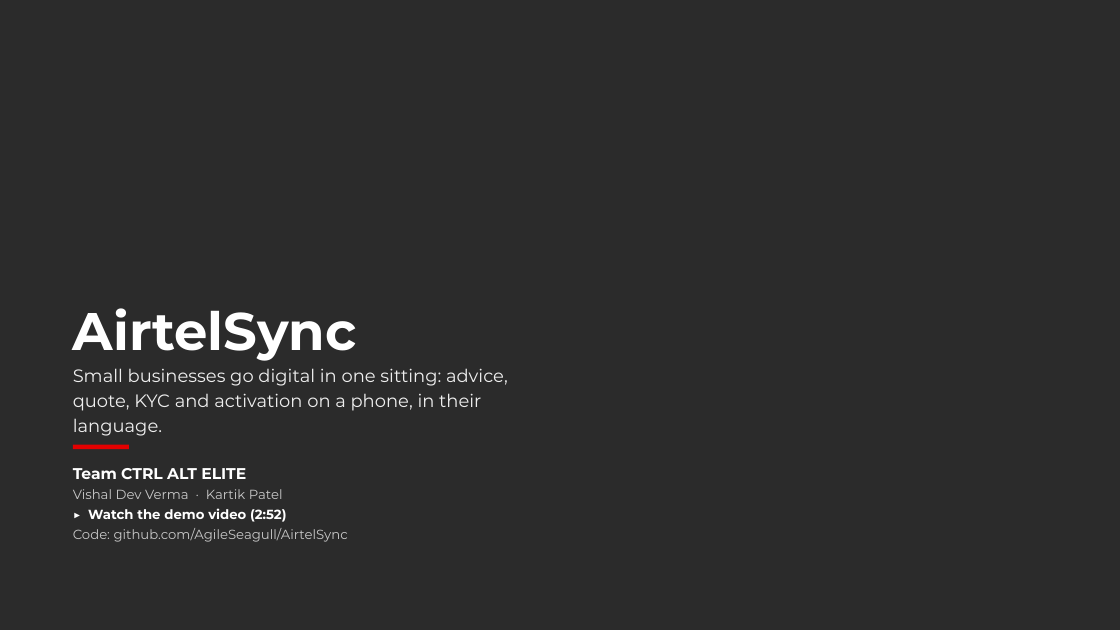
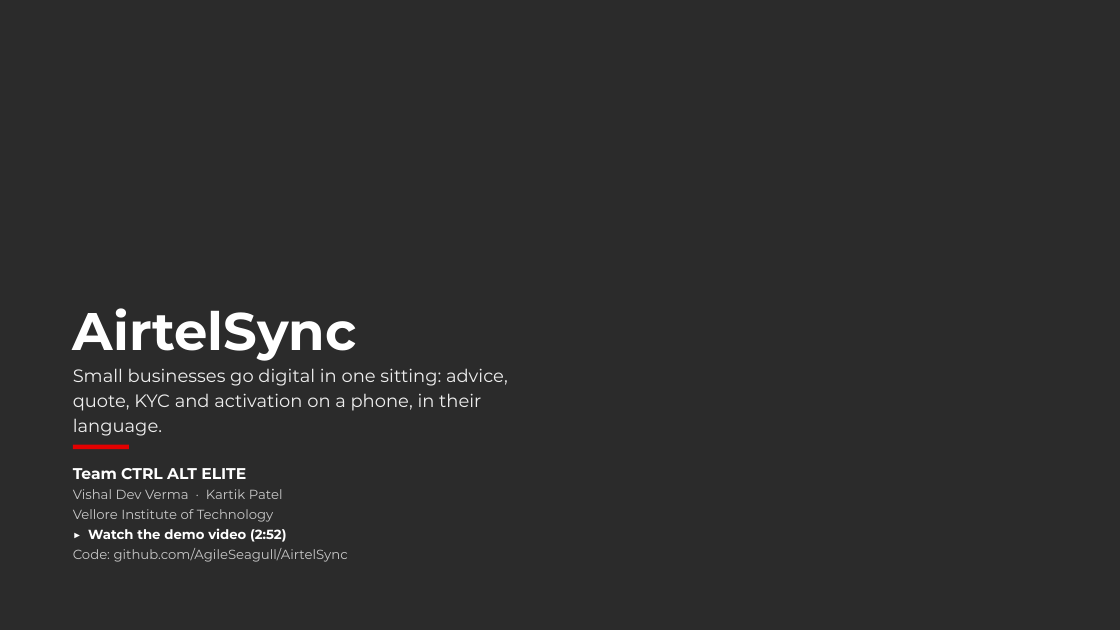
Before and after one commit to AgileSeagull/AirtelSync, a slide deck: slide 1 of docs/deck/AirtelSync_Submission_7_Slides.pptx. Drawn at 1120x630 pixels with LibreOffice and Linux fonts; fonts in the diff are those of the drawing; background and template pictures are left out; a plain dark background stands for a picture behind light text. Boxes give left, top, right and bottom in pixels: in the first picture for what was removed or moved away, otherwise in the second. Text is boxed around its words. In the diff, an @@ line names an element or a change of style, - is before the commit and + after.

Commit message:
Add Vellore Institute of Technology to the submission deck cover

```diff
--- a/docs/deck/AirtelSync_Submission_7_Slides.pptx
+++ b/docs/deck/AirtelSync_Submission_7_Slides.pptx
@@ text at [73,509,274,522]: paragraph added @@
+Vellore Institute of Technology
```
Also in this commit, not shown: 2 other files.
